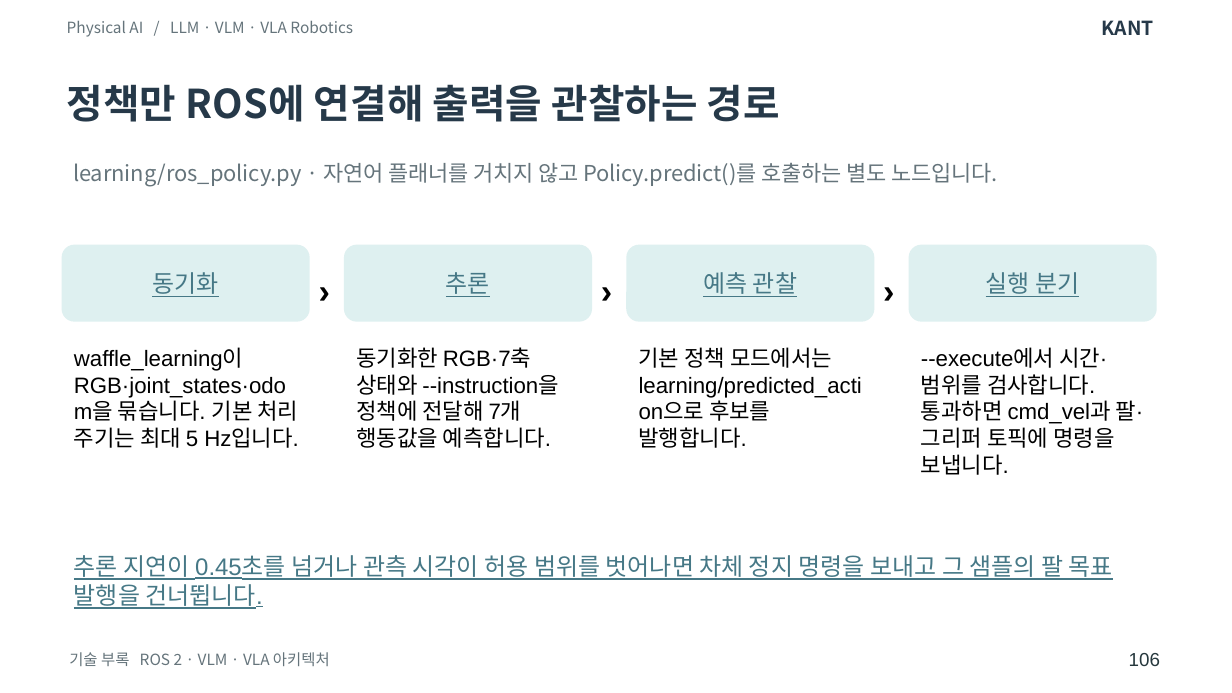
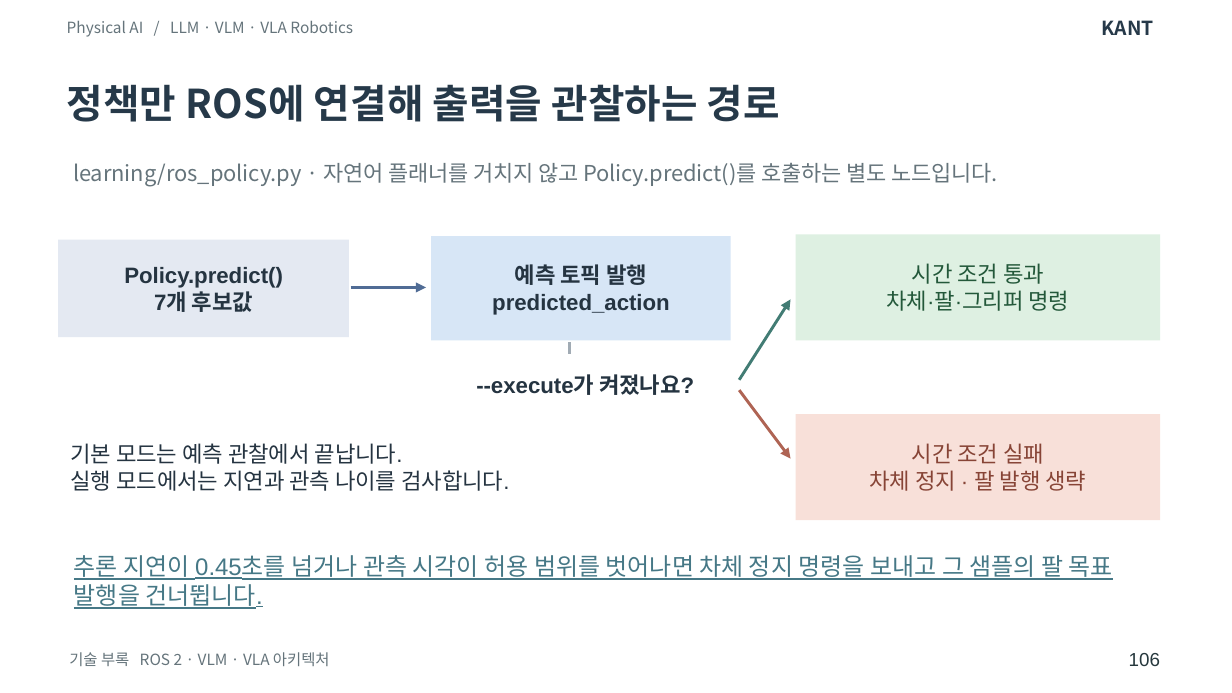
Before and after one commit to SpartaPA/waffle-mpx-lyrical, a slide deck: slide 106 of lessons/14-18/lessons-14-18.pptx. Drawn at 1232x693 pixels with LibreOffice and Linux fonts; fonts in the diff are those of the drawing. Boxes give left, top, right and bottom in pixels: in the first picture for what was removed or moved away, otherwise in the second. Text is boxed around its words. In the diff, an @@ line names an element or a change of style, - is before the commit and + after.

Commit message:
센서 시간축과 모델 결합도, 실행 경로 비교를 각각 다른 도식으로 정리했습니다

```diff
--- a/lessons/14-18/lessons-14-18.pptx
+++ b/lessons/14-18/lessons-14-18.pptx
@@ rectangle added at [58, 239, 349, 336], fill #E4E9F2, 13 pt, text #253441, bold @@
+Policy.predict()
+7개 후보값
@@ rectangle added at [431, 237, 731, 341], fill #D7E6F6, 13 pt, text #253441, bold @@
+예측 토픽 발행
+predicted_action
@@ rectangle added at [796, 234, 1161, 340], fill #DEF0E2, 13 pt, text #23583A @@
+시간 조건 통과
+차체·팔·그리퍼 명령
@@ rounded rectangle removed at [62, 245, 309, 322] @@
-동기화
@@ text removed at [307, 256, 355, 323] @@
-›
@@ rounded rectangle removed at [344, 245, 591, 322] @@
-추론
@@ text removed at [589, 256, 637, 323] @@
-›
@@ rounded rectangle removed at [626, 245, 873, 322] @@
-예측 관찰
@@ text removed at [871, 256, 919, 323] @@
-›
@@ rounded rectangle removed at [909, 245, 1157, 322] @@
-실행 분기
@@ arrow added from (351, 287) to (426, 287), #506C95 1.7 pt @@
@@ arrow added from (739, 379) to (791, 299), #427C74 1.7 pt @@
@@ text removed at [74, 348, 298, 448] @@
-waffle_learning이 RGB·joint_states·odom을 묶습니다. 기본 처리 주기는 최대 5 Hz입니다.
@@ text removed at [356, 347, 558, 448] @@
-동기화한 RGB·7축 상태와 --instruction을 정책에 전달해 7개 행동값을 예측합니다.
@@ line added from (569, 342) to (569, 354), #A1ABB4 1.7 pt @@
@@ text removed at [639, 347, 862, 448] @@
-기본 정책 모드에서는 learning/predicted_action으로 후보를 발행합니다.
@@ text removed at [921, 347, 1143, 475] @@
---execute에서 시간·범위를 검사합니다. 통과하면 cmd_vel과 팔·그리퍼 토픽에 명령을 보냅니다.
@@ text added at [476, 374, 694, 395], 13 pt, text #253441, bold @@
+--execute가 켜졌나요?
@@ arrow added from (739, 391) to (791, 458), #AF6454 1.7 pt @@
@@ rectangle added at [796, 414, 1161, 520], fill #F8E0D9, 13 pt, text #874436 @@
+시간 조건 실패
+차체 정지 · 팔 발행 생략
@@ text added at [70, 443, 509, 491], 13 pt, text #253441 @@
+기본 모드는 예측 관찰에서 끝납니다.
+실행 모드에서는 지연과 관측 나이를 검사합니다.
```
Also in this commit, not shown: 17 other slides changed.
